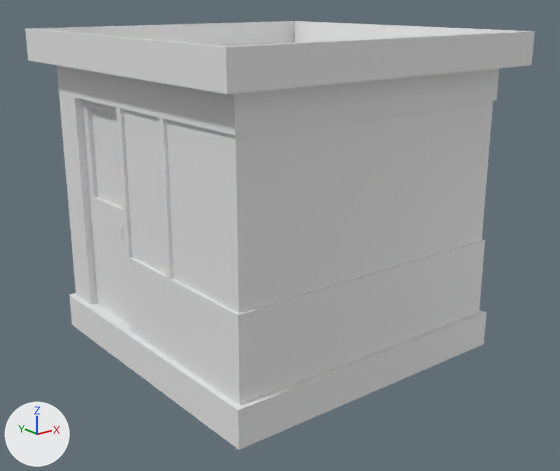
What one commit did to the OBJ model assets/post/security post.obj.
The view is the same before and after, from a camera (50 mm lens) standing at (-122.0, -120.6, 66.8) and looking at (-32.4, -8.6, 22.0). The lights are fixed; the arrows at lower left show +X, +Y and +Z. Where no turn or scale is listed for an object, it has been applied to the vertices.

Objects in the first picture: 'OBJ'.
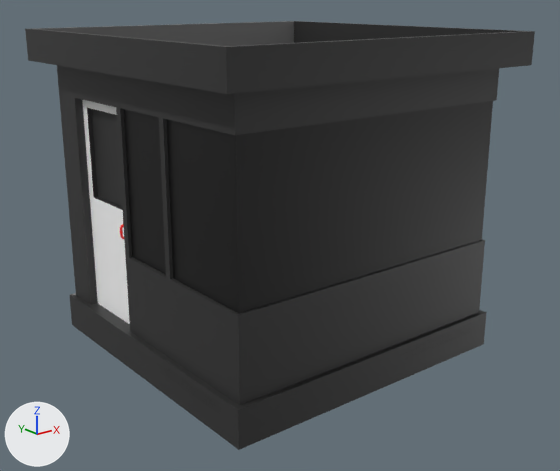
Pixel boxes [x1, y1, x2, y2] of what changed, in the pictures (560 x 471 px):
```json
{"object": "OBJ", "change": "surface changed", "before": [25, 21, 535, 450], "after": [25, 21, 535, 450], "on screen": "grey to black"}
```

Edits to the scene script, one JSON object a line:
```json
{"op": "add", "block": "img_texture_png", "code": ["img_texture_png = load_image('texture.png', 'texture.png', 1024, 1024, 'sRGB')"]}
{"op": "remove", "block": "mat_material_001", "code": "mat_material_001.base_color = (0.8, 0.8, 0.8)  # white #e7e7e7"}
{"op": "add", "block": "mat_material_001", "code": "mat_material_001.texture = img_texture_png"}
```
